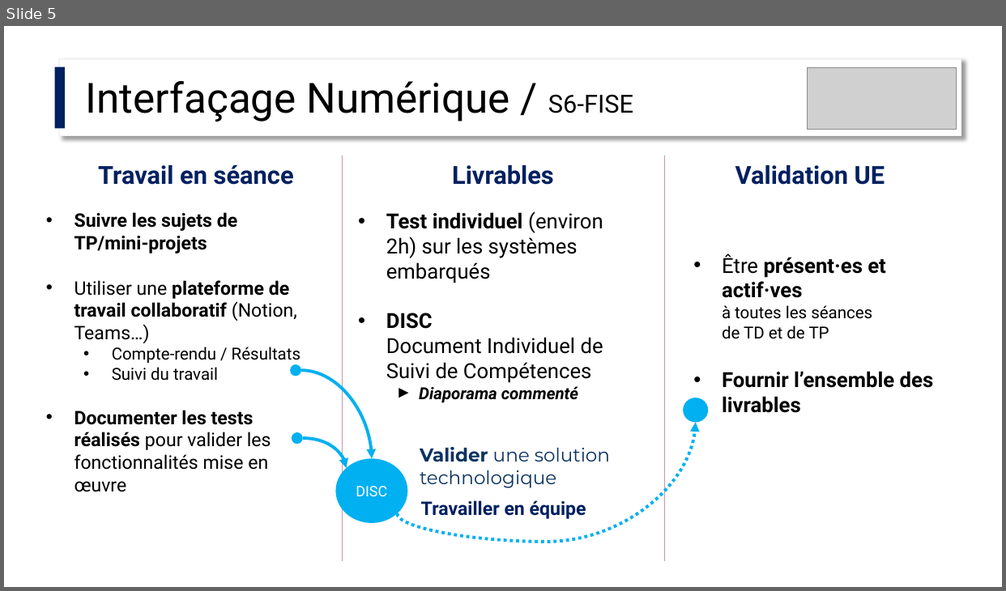
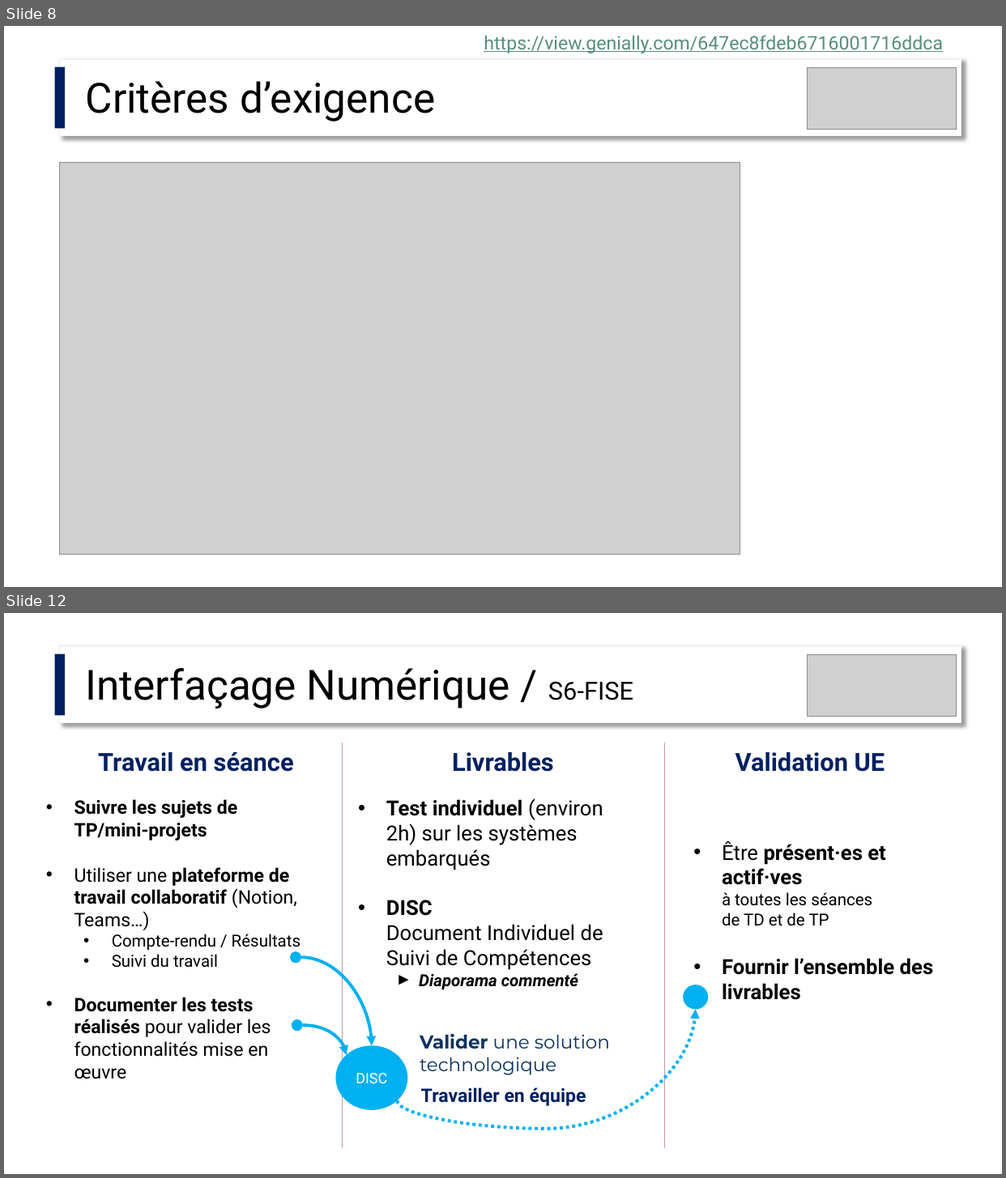
Before and after one commit to IOGS-Digital-Methods/semester-6, a slide deck: InterfacageNumerique/APC/S6_IntNum_APC.pptx. Shown one above the other, each under a label of ours: slide 5 before the commit, slides 8 and 12 after it; the slides between them are not shown. The pictures are 1006x591 and 1006x1178 pixels, drawn with LibreOffice and Linux fonts; fonts in the diff are those of the drawing; grey boxes stand for pictures. Boxes give left, top, right and bottom in pixels: in the first picture for what was removed or moved away, otherwise in the second. Text is boxed around its words. In the diff, an @@ line names an element or a change of style, - is before the commit and + after.

```diff
--- a/InterfacageNumerique/APC/S6_IntNum_APC.pptx
+++ b/InterfacageNumerique/APC/S6_IntNum_APC.pptx
@@ slide 8 added at <box>4,26,1002,587</box>, background #FFFFFF @@
@@ text added at <box>484,35,943,54</box>, 18 pt, text #568F7B, underline @@
+https://view.genially.com/647ec8fdeb6716001716ddca
@@ rectangle added at <box>55,67,66,129</box>, fill #002060 @@
@@ rectangle added at <box>59,59,961,136</box>, fill #FFFFFF, outline #F2F2F2 1 pt @@
@@ picture added at <box>808,68,957,130</box> @@
@@ text added at <box>86,81,435,122</box>, 40 pt, text #000000 @@
+Critères d’exigence
@@ picture added at <box>59,162,739,555</box> @@
@@ what was slide 5 is now slide 12 @@
```
Also in this commit, not shown: 5 slides changed, 15 other slides added, 1 slide removed, 2 other files.
